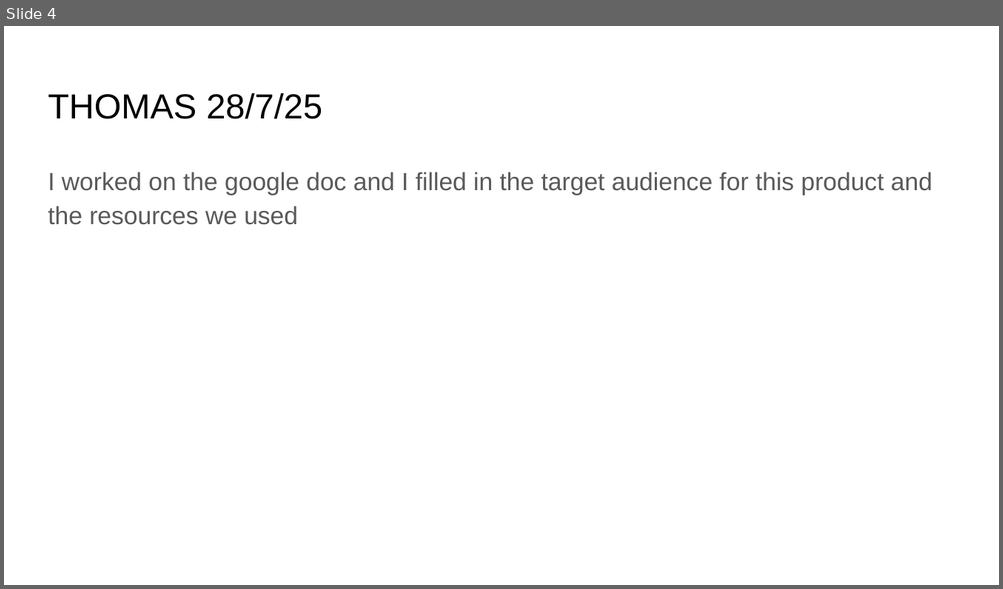
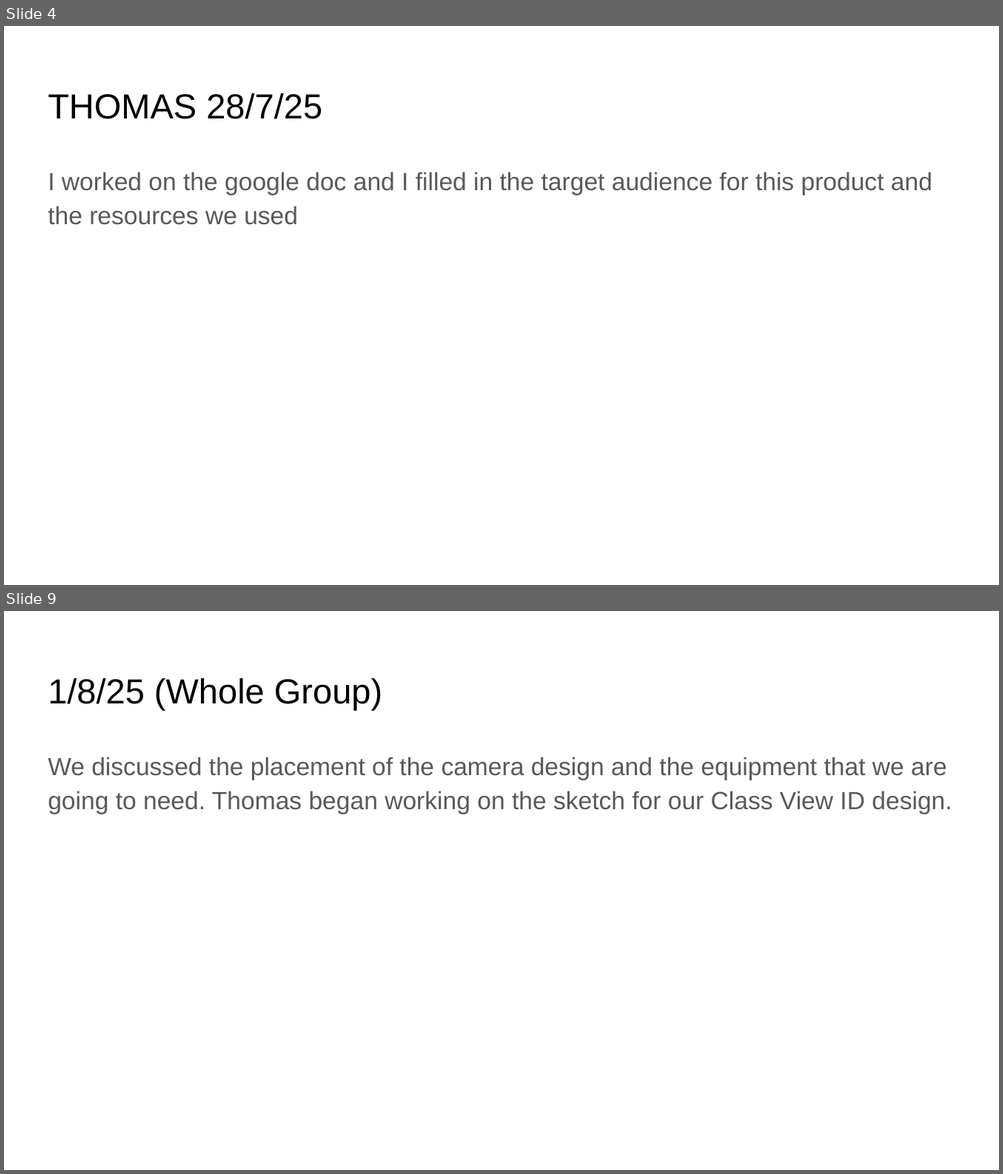
Before and after one commit to Georgemcf08/Class-View-ID-Unit-2-AOS-1, a slide deck: Computing Journal.pptx. Shown one above the other, each under a label of ours: slide 4 before the commit, slides 4 and 9 after it; the slides between them are not shown. The pictures are 1003x589 and 1003x1174 pixels, drawn with LibreOffice and Linux fonts; fonts in the diff are those of the drawing. Boxes give left, top, right and bottom in pixels: in the first picture for what was removed or moved away, otherwise in the second. Text is boxed around its words. In the diff, an @@ line names an element or a change of style, - is before the commit and + after.

```diff
--- a/Computing Journal.pptx
+++ b/Computing Journal.pptx
@@ slide 9 added at [4,611,999,1170], background #FFFFFF @@
@@ title added at [48,678,382,710], 25.2 pt, text #000000 @@
+1/8/25 (Whole Group)
@@ text added at [48,757,951,814], 18 pt, text #595959 @@
+We discussed the placement of the camera design and the equipment that we are going to need. Thomas began working on the sketch for our Class View ID design.
```
Also in this commit, not shown: 1 slide changed, 5 other slides added.
